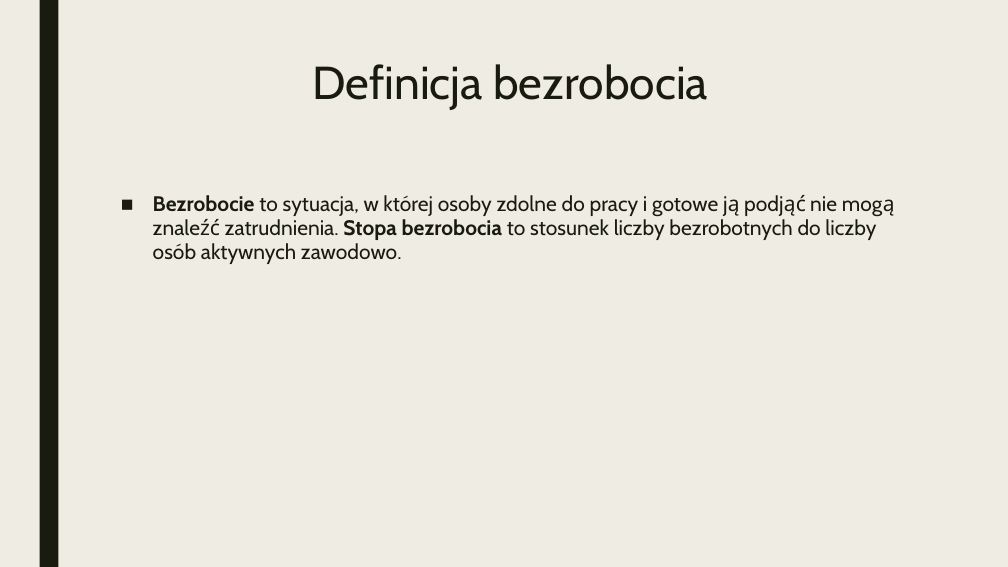
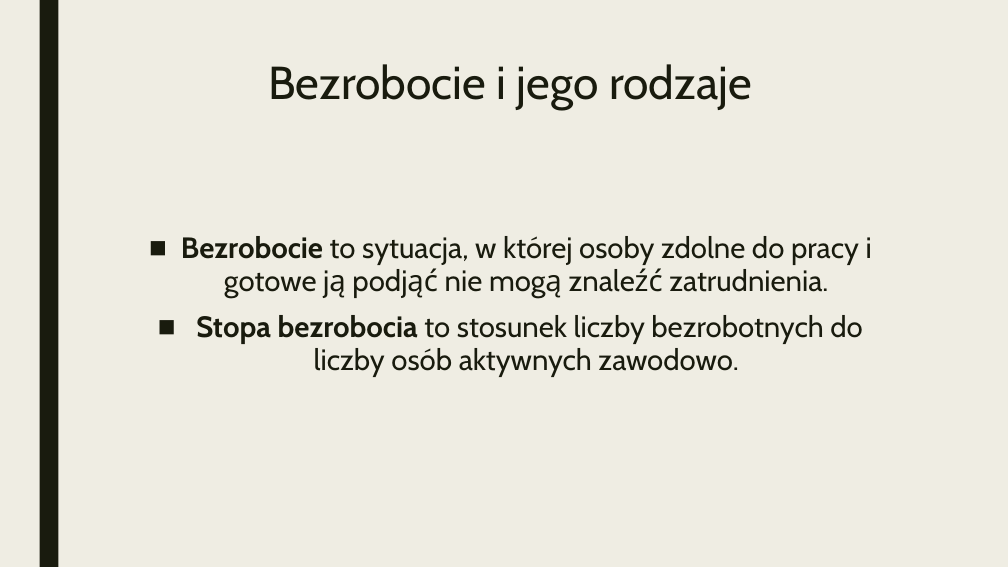
Before and after one commit to mareksigmund/trash, a slide deck: slide 8 of Sytuacja na rynku pracy w Polsce i stan.pptx. Drawn at 1008x567 pixels with LibreOffice and Linux fonts; fonts in the diff are those of the drawing. Boxes give left, top, right and bottom in pixels: in the first picture for what was removed or moved away, otherwise in the second. Text is boxed around its words. In the diff, an @@ line names an element or a change of style, - is before the commit and + after.

```diff
--- a/Sytuacja na rynku pracy w Polsce i stan.pptx
+++ b/Sytuacja na rynku pracy w Polsce i stan.pptx
@@ title at [268,64,752,110]: text changed @@
-Definicja bezrobocia
+Bezrobocie i jego rodzaje
@@ text at [181,236,872,377]: text changed; size 20 to 28 pt @@
-■ Bezrobocie to sytuacja, w której osoby zdolne do pracy i gotowe ją podjąć nie mogą znaleźć zatrudnienia. Stopa bezrobocia to stosunek liczby bezrobotnych do liczby osób aktywnych zawodowo.
+■ Bezrobocie to sytuacja, w której osoby zdolne do pracy i gotowe ją podjąć nie mogą znaleźć zatrudnienia.
+■ Stopa bezrobocia to stosunek liczby bezrobotnych do liczby osób aktywnych zawodowo.
```
Also in this commit, not shown: 16 other slides changed, 4 slides added, 2 slides removed.
